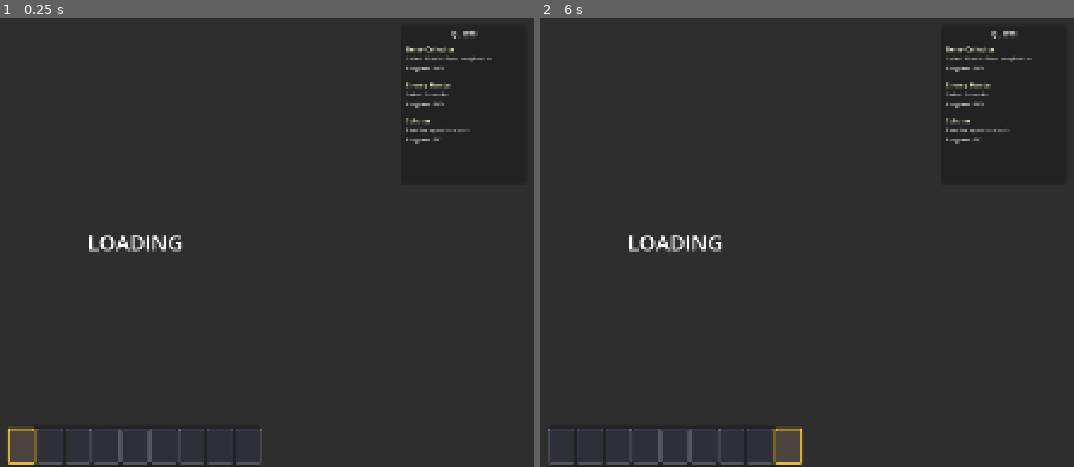
Above: before the commit, frames 1-2 (left to right).
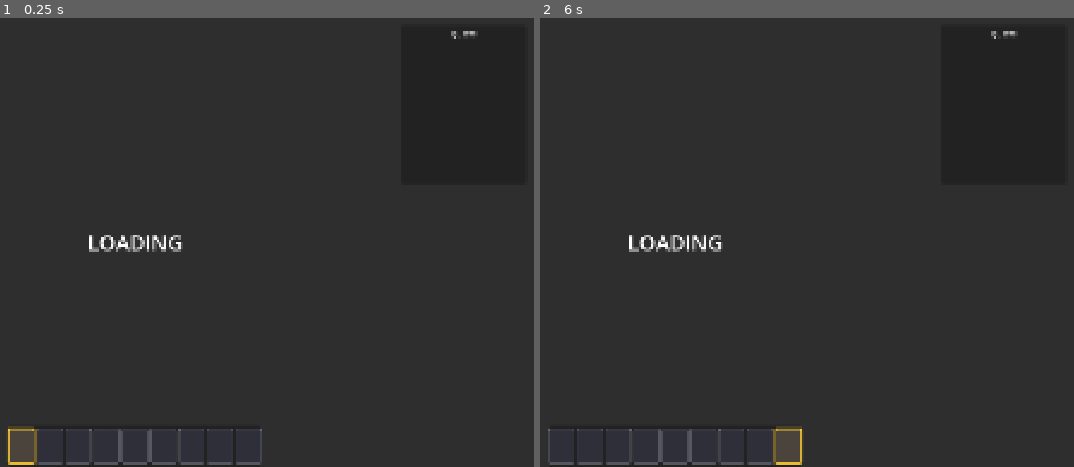
Above: after the commit, the same moments.

Repository: joelkarn/veiled-deceit
Game: Godot game, scene res://scenes/main.tscn
Two runs of this game, one before a commit and one after it. Both use one fixed random seed, a clock stepped at 60 frames per second and the inputs below. This scene is started directly instead of the project's main scene.
Inputs (mouse positions are in pixels of both pictures, inside the frame that each line leads up to):
- Up to frame 1 (0.25 s): no input
- Up to frame 2 (6 s): click (561, 444) at 0.52 s; tap Enter at 1.25, 2.75, 4.25 s; move the mouse to (721, 238) at 1.27 s; press the mouse at (721, 238) at 1.28 s; hold W (forward) from 1.28 s (still down); tap Space (jump) at 1.52, 2, 2.27, 3.5, 3.77, 4.52, 5, 5.27 s; move the mouse to (636, 242) at 2.02 s; release the mouse at (636, 242) at 2.03 s; click (636, 242) at 2.1 s; move the mouse to (694, 233) at 2.77 s; hold E (interact) 2.78-3.53 s; click (694, 233) at 3.05 s; move the mouse to (662, 246) at 3.52 s; tap V (voice_chat) at 3.6 s; click (662, 246) at 3.8 s; move the mouse to (737, 246) at 4.27 s; hold Shift 4.28-5.03 s; click (737, 246) at 4.55 s; move the mouse to (614, 238) at 5.02 s; tap 1 at 5.1 s; click (614, 238) at 5.3 s; move the mouse to (684, 242) at 5.77 s; press the mouse at (684, 242) at 5.78 s; tap 9 at 5.85 s

The runs differ from the first frame. In frame 1, 0.5% of the frame differs, in the area x 76-93%, y 6-29%; in frame 2, 0.5%.

Commit message:
Remove errors of syncing client with handshake fix. Fix syncing problems with quests

Diff:
--- a/scripts/berry_bush.gd
+++ b/scripts/berry_bush.gd
@@ -163,23 +163,24 @@
 	if success:
 		print("BerryBush: Player ", player_id, " harvested ", berries_per_harvest, " berries")
 
-		# Track quest progress for berry collection (only for the host if they're the harvester)
-		var local_player_id = multiplayer.get_unique_id()
-		if player_id == local_player_id and QuestManager:
+		# Track quest progress for berry collection (server only, syncs to clients)
+		if multiplayer.is_server() and QuestManager:
 			QuestManager.add_progress_by_type(QuestData.QuestType.COLLECT_BERRIES, berries_per_harvest, player_id)
 
 		# Play success sound (test audio system)
 		_play_pickup_sound()
+
+		# Hide UI for harvesting player (check which peer is the harvester)
+		var local_player_id = multiplayer.get_unique_id()
 
 		has_berries = false
 		is_being_harvested = false
 		harvesting_player = null
 		harvest_progress = 0.0
 
-		# Hide UI for local player (host) if they were harvesting
-		if player_id == local_player_id:
-			if HarvestUIManager:
-				HarvestUIManager.cancel_harvest_ui()
+		# Hide UI for harvesting player
+		if player_id == local_player_id and HarvestUIManager:
+			HarvestUIManager.cancel_harvest_ui()
 
 		update_appearance()
 		rpc("sync_bush_state", false)
@@ -247,10 +248,8 @@
 	is_being_harvested = false
 	harvest_progress = 0.0
 
-	# Track quest progress only for the player who harvested
-	var local_player_id = multiplayer.get_unique_id()
-	if harvester_id == local_player_id and QuestManager:
-		QuestManager.add_progress_by_type(QuestData.QuestType.COLLECT_BERRIES, berries_count, harvester_id)
+	# Quest progress is already tracked on server and synced via QuestManager RPC
+	# No need to track here on client
 
 	# Hide UI for local player
 	if HarvestUIManager:
--- a/scripts/enemy.gd
+++ b/scripts/enemy.gd
@@ -328,9 +328,6 @@
 
 @rpc("authority", "call_remote", "reliable")
 func sync_enemy_death(attacker_id: int) -> void:
-	# Track quest progress only for the player who killed this enemy
-	var local_player_id = multiplayer.get_unique_id()
-	if attacker_id == local_player_id and QuestManager:
-		QuestManager.add_progress_by_type(QuestData.QuestType.KILL_ENEMIES, 1, attacker_id)
-
+	# Quest progress is already tracked on server and synced via QuestManager RPC
+	# No need to track here on client - just handle death
 	queue_free()
--- a/scripts/network_manager.gd
+++ b/scripts/network_manager.gd
@@ -11,6 +11,7 @@
 # Multiplayer scene ready handshake
 var peers_ready: Dictionary = {} # {peer_id: true}
 var expected_peers: Array = []
+var peers_spawned: Dictionary = {} # {peer_id: true} - tracks who has spawned their players
 
 # Character selection state
 var player_characters: Dictionary = {}  # {peer_id: character_name}
@@ -167,6 +168,7 @@
 
 	# Setup handshake tracking
 	peers_ready.clear()
+	peers_spawned.clear()
 	expected_peers = [1]
 	expected_peers.append_array(multiplayer.get_peers())
 	print("[Handshake] Expected peers: ", expected_peers)
@@ -207,18 +209,104 @@
 			print("[Handshake] Peer ", id, " not ready yet.")
 			break
 	if all_ready:
-		print("[Handshake] All peers ready! Spawning players...")
+		print("[Handshake] All peers ready! Sending spawn commands...")
+		# Send spawn commands to all peers (including self)
 		for id in expected_peers:
 			if player_characters.has(id):
-				print("[Handshake] Spawning player for peer ", id)
-				spawn_player(id)
+				print("[Handshake] Sending spawn command for peer ", id)
+				_send_spawn_command_to_all(id)
+
+		# Wait for all peers to confirm they've spawned players
+		# This happens in _confirm_player_spawned RPC
+
+# Send spawn command to all peers (including self)
+func _send_spawn_command_to_all(peer_id: int) -> void:
+	if not player_characters.has(peer_id):
+		return
+
+	var spawn_index = (peer_id - 1) % spawn_points.size()
+	var spawn_position = spawn_points[spawn_index]
+	var character_name = player_characters[peer_id]
+
+	# Send to all peers (including self via call_local)
+	rpc("_spawn_player_on_client", peer_id, spawn_position, character_name)
+
+# RPC: Spawn a player on this client
+@rpc("authority", "call_local", "reliable")
+func _spawn_player_on_client(peer_id: int, spawn_position: Vector3, character_name: String) -> void:
+	print("[Handshake] Spawning player ", peer_id, " on peer ", multiplayer.get_unique_id())
+
+	# Spawn the player locally
+	_do_immediate_spawn(peer_id, spawn_position, character_name)
+
+	# Notify server that we've spawned this player
+	if multiplayer.is_server():
+		# Host confirms immediately
+		_confirm_player_spawned(multiplayer.get_unique_id(), peer_id)
+	else:
+		# Client sends confirmation to host
+		rpc_id(1, "_confirm_player_spawned", multiplayer.get_unique_id(), peer_id)
+
+# Confirm that a peer has spawned a player
+@rpc("any_peer", "call_remote", "reliable")
+func _confirm_player_spawned(confirming_peer_id: int, spawned_player_id: int) -> void:
+	if not multiplayer.is_server():
+		return
+
+	print("[Handshake] Peer ", confirming_peer_id, " confirmed spawn of player ", spawned_player_id)
+
+	# Track which peers have confirmed spawning all players
+	if not peers_spawned.has(confirming_peer_id):
+		peers_spawned[confirming_peer_id] = []
+
+	peers_spawned[confirming_peer_id].append(spawned_player_id)
+
+	# Check if all peers have spawned all players
+	var all_spawned = true
+	for peer_id in expected_peers:
+		if not peers_spawned.has(peer_id):
+			all_spawned = false
+			print("[Handshake] Waiting for peer ", peer_id, " to spawn players")
+			break
+
+		# Check if this peer has spawned all expected players
+		var spawned_list = peers_spawned[peer_id]
+		for player_id in expected_peers:
+			if not player_id in spawned_list:
+				all_spawned = false
+				print("[Handshake] Peer ", peer_id, " hasn't spawned player ", player_id, " yet")
+				break
+
+		if not all_spawned:
+			break
+
+	if all_spawned:
+		print("[Handshake] All players spawned on all peers! Initializing quests...")
+		# Initialize quests for all players now that everyone is spawned
+		_initialize_all_player_quests()
 		handshake_complete.emit()
-		# Notify all peers to hide loading screen
-		rpc("handshake_done")
+		rpc("_handshake_done")
+
+# Initialize quests for all players after handshake (server only)
+func _initialize_all_player_quests() -> void:
+	if not multiplayer.is_server():
+		return
+
+	if not QuestManager:
+		print("[Handshake] WARNING: QuestManager not found!")
+		return
+
+	print("[Handshake] Initializing quests for all players...")
+	for peer_id in expected_peers:
+		if player_characters.has(peer_id):
+			print("[Handshake] Initializing quests for player ", peer_id)
+			QuestManager.initialize_player(peer_id)
+
+	print("[Handshake] Quest initialization complete!")
 
 # RPC to notify all peers handshake is done
-@rpc("any_peer", "call_remote", "reliable")
-func handshake_done() -> void:
+@rpc("authority", "call_remote", "reliable")
+func _handshake_done() -> void:
 	print("[Handshake] handshake_done RPC received, hiding loading screen.")
 	handshake_complete.emit()
 
@@ -327,7 +415,71 @@
 	# Shutdown game
 	call_deferred("_shutdown_game_immediate")
 
-# Spawn a player for a given peer_id
+# Immediate spawn without network handshaking (used during initial game start)
+func _do_immediate_spawn(peer_id: int, spawn_position: Vector3, character_name: String) -> void:
+	# Don't spawn if we're shutting down
+	if is_shutting_down:
+		return
+
+	# Verify multiplayer is initialized
+	if multiplayer.multiplayer_peer == null:
+		print("ERROR: Cannot spawn player - multiplayer not initialized!")
+		return
+
+	# Check if player has selected a character
+	if not player_characters.has(peer_id):
+		print("ERROR: Cannot spawn player ", peer_id, " - no character selected!")
+		return
+
+	# Only spawn if we don't already have this player
+	var existing_player = get_tree().current_scene.get_node_or_null("Player_" + str(peer_id))
+	if existing_player:
+		print("[Handshake] Player ", peer_id, " already exists on peer ", multiplayer.get_unique_id())
+		return
+
+	var my_peer_id = multiplayer.get_unique_id()
+	var is_local = (peer_id == my_peer_id)
+	var is_server = multiplayer.is_server()
+
+	# Instantiate player
+	var player = player_scene.instantiate()
+	if not player:
+		print("ERROR: Failed to instantiate player scene!")
+		return
+
+	player.name = "Player_" + str(peer_id)
+	player.position = spawn_position
+
+	# Set network properties
+	player.player_id = peer_id
+	player.is_local_player = is_local
+	player.is_host = is_server
+	player.player_name = character_name
+
+	# Add to scene
+	var parent = get_tree().current_scene
+	if not parent:
+		print("ERROR: Could not find scene root to add player!")
+		player.queue_free()
+		return
+
+	parent.add_child(player, true)
+
+	# Initialize inventory for this player
+	if InventoryManager:
+		InventoryManager.initialize_player_inventory(peer_id)
+
+		# Give starting items (server only)
+		if is_server:
+			await get_tree().process_frame
+			InventoryManager.add_item(peer_id, "sword", 1)
+
+	# NOTE: Quests are initialized later in _initialize_all_player_quests() after handshake
+	# This prevents duplicate quest initialization
+
+	print("[Handshake] Spawned player ", peer_id, " on peer ", multiplayer.get_unique_id())
+
+# Spawn a player for a given peer_id (legacy function, kept for late joiners)
 func spawn_player(peer_id: int) -> void:
 	# Don't spawn if we're shutting down
 	if is_shutting_down:
@@ -388,13 +540,16 @@
 			await get_tree().process_frame
 			InventoryManager.add_item(peer_id, "sword", 1)
 
-	# If we're the server, tell all clients to spawn this player
+	# Initialize quests for this player (server only)
+	# This is ONLY for late joiners - initial players get quests after handshake
+	if is_server and QuestManager and game_started:
+		QuestManager.initialize_player(peer_id)
+		print("[LateJoin] Initialized quests for late joiner: ", peer_id)
+
+	# If we're the server, tell all clients to spawn this player (for late joiners)
 	if is_server:
-		call_deferred("_send_spawn_to_clients", peer_id, spawn_position, character_name)
-
-# Send spawn to all clients
-func _send_spawn_to_clients(peer_id: int, position: Vector3, character_name: String) -> void:
-	rpc("sync_player_spawn", peer_id, position, character_name)
+		# Use the old sync method for late joiners (after game has started)
+		rpc("sync_player_spawn", peer_id, spawn_position, character_name)
 
 # Clients send their input to host
 @rpc("any_peer", "call_local", "reliable")
@@ -548,6 +703,23 @@
 	# Add quest on server for specific player
 	if QuestManager and QuestManager.has_method("add_quest_by_id"):
 		QuestManager.add_quest_by_id(quest_id, player_id)
+	else:
+		print("[NetworkManager] ERROR: Could not find QuestManager")
+
+# Clients send book read events to host for quest tracking
+@rpc("any_peer", "call_remote", "reliable")
+func process_book_read(player_id: int) -> void:
+	if not multiplayer.is_server():
+		return
+
+	if is_shutting_down:
+		return
+
+	print("[NetworkManager] Server received book read from player ", player_id)
+
+	# Track quest progress on server
+	if QuestManager:
+		QuestManager.add_progress_by_type(QuestData.QuestType.READ_BOOK, 1, player_id)
 	else:
 		print("[NetworkManager] ERROR: Could not find QuestManager")
 
--- a/scripts/player.gd
+++ b/scripts/player.gd
@@ -1491,11 +1491,25 @@
 	# Show the book UI with the book data
 	book_ui.show_book(equipped_item_data)
 
-	# Track quest progress for reading the book
-	if QuestManager:
-		QuestManager.add_progress_by_type(QuestData.QuestType.READ_BOOK, 1, player_id)
+	# Track quest progress for reading the book (send to server for validation)
+	if multiplayer.is_server():
+		# Server processes directly
+		if QuestManager:
+			QuestManager.add_progress_by_type(QuestData.QuestType.READ_BOOK, 1, player_id)
+	else:
+		# Client sends to server for processing
+		_send_book_read_to_server()
 
 	print("Started reading book: ", equipped_item_data.item_name)
+
+# Send book read event to server for quest tracking
+func _send_book_read_to_server() -> void:
+	if multiplayer.multiplayer_peer == null:
+		return
+
+	var network_manager = NetworkManager
+	if network_manager:
+		network_manager.rpc_id(1, "process_book_read", player_id)
 
 func _stop_reading_book() -> void:
 	if not is_local_player or not book_ui:
--- a/scripts/quest_manager.gd
+++ b/scripts/quest_manager.gd
@@ -12,7 +12,9 @@
 
 func _ready() -> void:
 	_load_quest_database()
-	_initialize_starter_quests()
+	# NOTE: Quests are NO LONGER initialized here!
+	# They are initialized after handshake via NetworkManager._initialize_all_player_quests()
+	# This prevents duplicate quest initialization for clients
 
 ## Load all quest resources
 func _load_quest_database() -> void:
@@ -47,10 +49,37 @@
 
 ## Initialize quests when a player is added to the game
 func initialize_player(player_id: int) -> void:
-	if not player_quests.has(player_id):
-		player_quests[player_id] = []
-		_initialize_starter_quests_for_player(player_id)
-		print("QuestManager: Initialized quests for player ", player_id)
+	if player_quests.has(player_id) and player_quests[player_id].size() > 0:
+		print("QuestManager: Player ", player_id, " already has quests initialized, skipping")
+		return
+
+	if not player_quests.has(player_id):
+		player_quests[player_id] = []
+
+	_initialize_starter_quests_for_player(player_id)
+	print("QuestManager: Initialized quests for player ", player_id)
+
+	# Sync to clients if we're the server
+	if multiplayer.is_server():
+		print("QuestManager: Syncing starter quests to clients for player ", player_id)
+		rpc("_sync_starter_quests", player_id)
+
+## RPC to sync starter quests to clients
+@rpc("authority", "call_remote", "reliable")
+func _sync_starter_quests(player_id: int) -> void:
+	print("QuestManager: _sync_starter_quests RPC received for player ", player_id)
+
+	# Check if already initialized (shouldn't happen, but safety check)
+	if player_quests.has(player_id) and player_quests[player_id].size() > 0:
+		print("QuestManager: Player ", player_id, " already has quests (from sync), skipping")
+		return
+
+	# Initialize quests on client
+	if not player_quests.has(player_id):
+		player_quests[player_id] = []
+
+	_initialize_starter_quests_for_player(player_id)
+	print("QuestManager: Synced ", player_quests[player_id].size(), " starter quests for player ", player_id)
 
 ## Initialize the three starter quests (deprecated - calls per-player version)
 func _initialize_starter_quests() -> void:
@@ -63,8 +92,9 @@
 	if player_id == -1:
 		player_id = multiplayer.get_unique_id()
 
-	if not player_quests.has(player_id):
-		initialize_player(player_id)
+	# Don't auto-initialize - quests should be initialized via handshake
+	if not player_quests.has(player_id):
+		return []  # Return empty array if player not initialized yet
 
 	# Cast to proper type since Dictionary values can't be fully typed
 	var quests: Array[QuestData] = []
@@ -125,8 +155,9 @@
 	if player_id == -1:
 		player_id = multiplayer.get_unique_id()
 
-	if not player_quests.has(player_id):
-		initialize_player(player_id)
+	# Don't auto-initialize - quests should be initialized via handshake
+	if not player_quests.has(player_id):
+		return  # Silently return if player not initialized yet
 
 	for quest in player_quests[player_id]:
 		if quest.quest_type == quest_type and not quest.is_completed:
